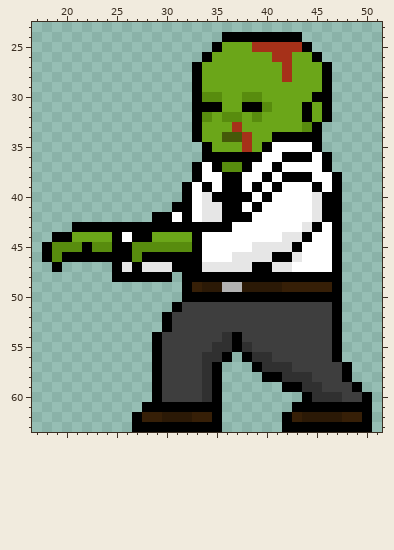
File history of a pixel-art sprite, Zombi Slayers/Assets/Resources/Arts/Zombies/zombie_normal_animation_frames/zombie_normal_attack3.png. Above: the version before the commit.
The file is 256x256 pixels, drawn in blocks of 4x4; one block is one cell here. Shown: x 17..51, y 23..63.
After:
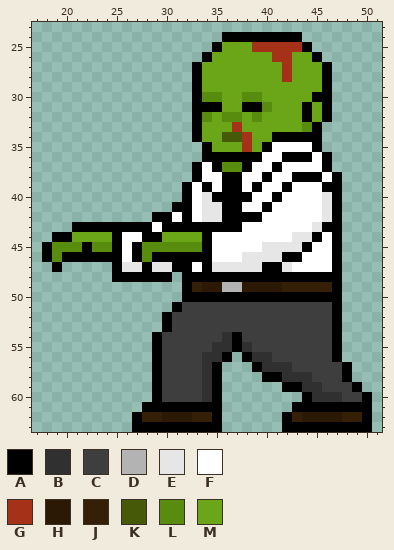
Palette (. is transparent): A #000000  B #303030  C #3e3e3e  D #b3b3b3  E #e6e6e6  F #ffffff  G #a63119  H #2b1906  J #361f07  K #455909  L #588c0e  M #6ba619
The author wrote: fixed the arm of every normal zombi image
The edit:
y 38: x 42 A -> F; x 45 F -> A
y 39: x 41..42 AF -> FA; x 45..46 AF -> FA
y 40: x 40..41 AF -> FA; x 45..46 EA -> FE
y 41: x 39..40 AF -> FA; x 45..46 EA -> FE
y 42: x 39 F -> A; x 45..46 EA -> FE
y 43: x 29 A -> F; x 37 F -> A; x 44..46 EAF -> FEA
y 44: x 27 A -> F; x 29 M -> A; x 33..34 AF -> MA; x 42 E -> F; x 44..45 AF -> EA
y 45: x 26..27 AL -> FA; x 33..34 AF -> LA; x 39 E -> F; x 43..44 AF -> EA
y 46: x 26..28 ALA -> FAL; x 34 F -> A; x 37 E -> F; x 41 A -> E; x 43 E -> A
y 47: x 27..28 AE -> EA; x 33..34 AE -> FA; x 39 A -> E; x 41 E -> A
Changed places in both pictures, as pixel boxes (x1, y1, x2, y2):
changed: (122, 172, 332, 272)
